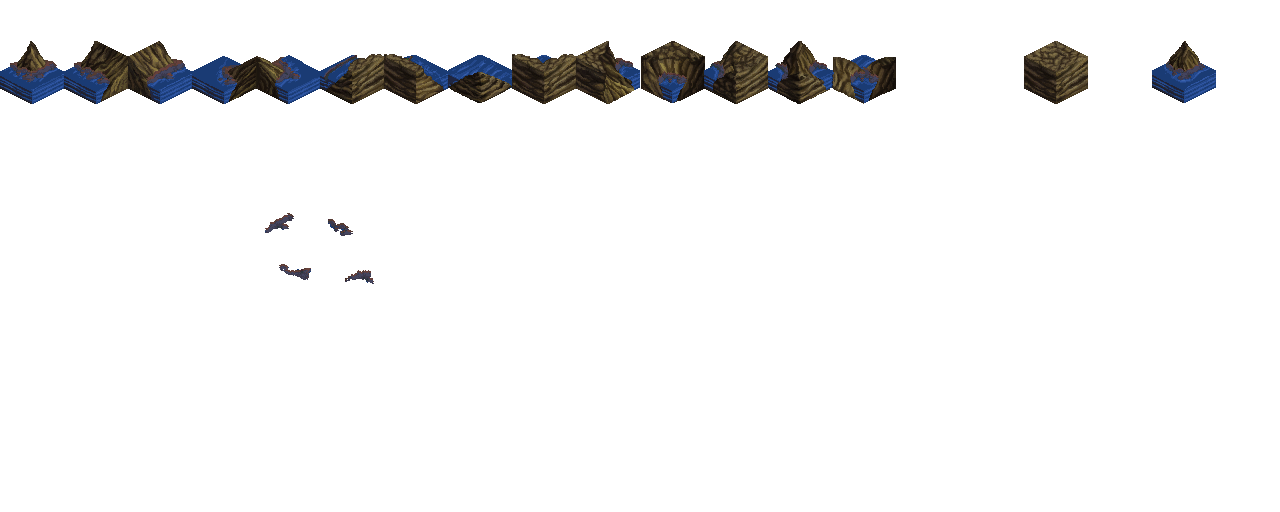
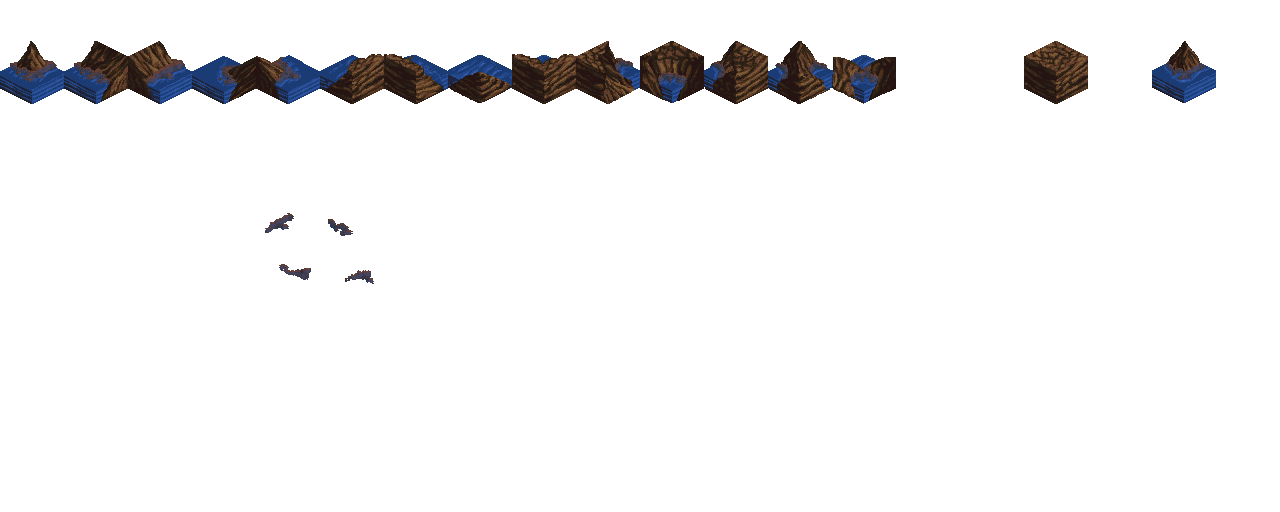
Layered file, before and after one edit (1280x512). Changes by layer:
painted on "border" over (x1=324, y1=55, x2=357, y2=82)
removed layer "dirt2" from group "front" over (x1=17, y1=41, x2=1200, y2=104)
added layer "dirt" (2nd of 2, in "front") in group "front" over (x1=17, y1=41, x2=1200, y2=104)
